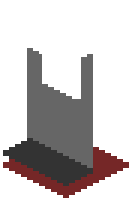
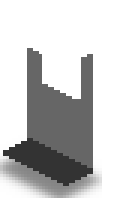
Comparing the layer stacks of the two 132px x 198px images. Changes:
added layer "Shadow copy" (60%) above "Bottom" over [0, 147, 102, 198]
hid "Bottom" over [3, 147, 129, 198]
